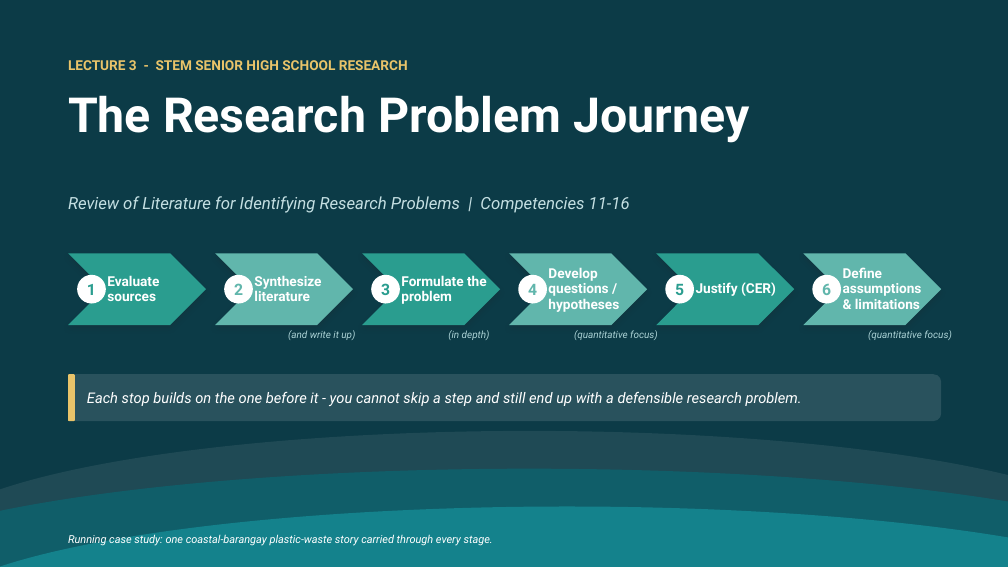
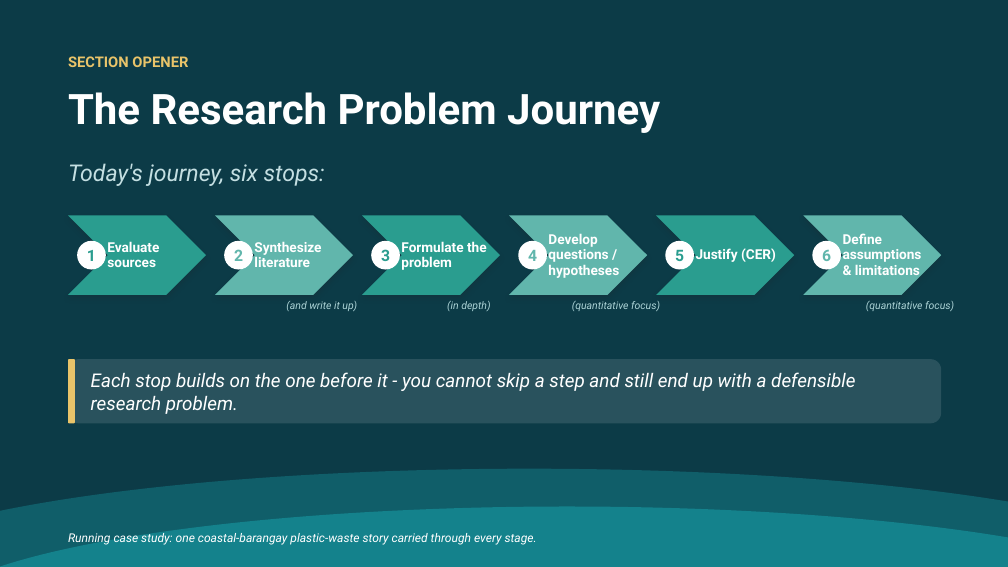
Before and after one commit to lestojas/physics, a slide deck: slide 2 of Lecture3-Review-of-Literature-Competencies11-16.pptx (slide 1 before the commit). Drawn at 1008x567 pixels with LibreOffice and Linux fonts; fonts in the diff are those of the drawing. Boxes give left, top, right and bottom in pixels: in the first picture for what was removed or moved away, otherwise in the second. Text is boxed around its words. In the diff, an @@ line names an element or a change of style, - is before the commit and + after.

```diff
--- a/Lecture3-Review-of-Literature-Competencies11-16.pptx
+++ b/Lecture3-Review-of-Literature-Competencies11-16.pptx
@@ text added at (x1=68, y1=56, x2=188, y2=67), 14 pt, text #E9C46A, bold @@
+SECTION OPENER
@@ text "The Research Problem Journey" at (x1=68, y1=92, x2=660, y2=133): size 46 to 40 pt @@
@@ text removed at (x1=68, y1=60, x2=408, y2=70) @@
-LECTURE 3 - STEM SENIOR HIGH SCHOOL RESEARCH
@@ text added at (x1=68, y1=163, x2=325, y2=186), 22 pt, text #C4DFE2, italic @@
+Today's journey, six stops:
@@ text removed at (x1=68, y1=196, x2=630, y2=213) @@
-Review of Literature for Identifying Research Problems | Competencies 11-16
@@ chevron resized from (x1=68, y1=253, x2=206, y2=325) to (x1=68, y1=216, x2=206, y2=295) @@
@@ text "Evaluate sources" moved from (x1=107, y1=275, x2=159, y2=301) to (x1=107, y1=241, x2=159, y2=267) @@
@@ chevron resized from (x1=216, y1=253, x2=353, y2=325) to (x1=216, y1=216, x2=353, y2=295) @@
@@ text "Synthesize literature" moved from (x1=254, y1=276, x2=321, y2=301) to (x1=254, y1=242, x2=321, y2=267) @@
@@ chevron resized from (x1=362, y1=253, x2=500, y2=325) to (x1=362, y1=216, x2=500, y2=295) @@
@@ text "Formulate the problem" moved from (x1=401, y1=273, x2=487, y2=304) to (x1=401, y1=239, x2=487, y2=270) @@
@@ chevron resized from (x1=510, y1=253, x2=647, y2=325) to (x1=510, y1=216, x2=647, y2=295) @@
@@ text "Develop questions / hypotheses" moved from (x1=548, y1=268, x2=619, y2=312) to (x1=548, y1=234, x2=619, y2=278) @@
@@ chevron resized from (x1=656, y1=253, x2=794, y2=325) to (x1=656, y1=216, x2=794, y2=295) @@
@@ text "Justify (CER)" moved from (x1=696, y1=282, x2=776, y2=296) to (x1=696, y1=248, x2=776, y2=262) @@
@@ chevron resized from (x1=803, y1=253, x2=941, y2=325) to (x1=803, y1=216, x2=941, y2=295) @@
@@ text "Define assumptions & limitations" moved from (x1=843, y1=267, x2=922, y2=313) to (x1=843, y1=233, x2=922, y2=279) @@
@@ 6 texts, 6 ellipses moved together from (x1=77, y1=274, x2=841, y2=303) to (x1=77, y1=241, x2=841, y2=270) @@
@@ 4 texts moved together from (x1=288, y1=330, x2=952, y2=340) to (x1=286, y1=301, x2=954, y2=311) @@
@@ size 9.5 to 10 pt in 4 elements at (x1=286, y1=301, x2=357, y2=311), (x1=447, y1=301, x2=490, y2=311), (x1=572, y1=301, x2=660, y2=311), (x1=866, y1=301, x2=954, y2=311) @@
@@ rounded rectangle resized from (x1=68, y1=374, x2=941, y2=421) to (x1=68, y1=359, x2=941, y2=423) @@
@@ rounded rectangle resized from (x1=68, y1=374, x2=75, y2=421) to (x1=68, y1=359, x2=75, y2=423) @@
@@ text "Each stop builds on the ..." moved from (x1=87, y1=392, x2=802, y2=406) to (x1=91, y1=372, x2=855, y2=414) @@
@@ text "Each stop builds on the ..." at (x1=91, y1=372, x2=855, y2=414): size 14 to 18 pt; line spacing 1 to 1.02 @@
@@ ellipse removed at (x1=0, y1=431, x2=1008, y2=567) @@
@@ text "Running case study: one coastal-barangay ..." at (x1=68, y1=533, x2=537, y2=545): size 10.5 to 11.5 pt @@
```
Also in this commit, not shown: 9 other slides changed, 1 slide added, 1 other file.
